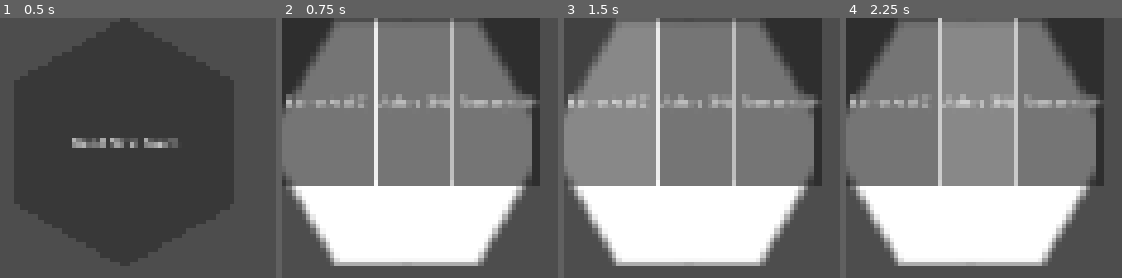
Above: before the commit, frames 1-4 (left to right).
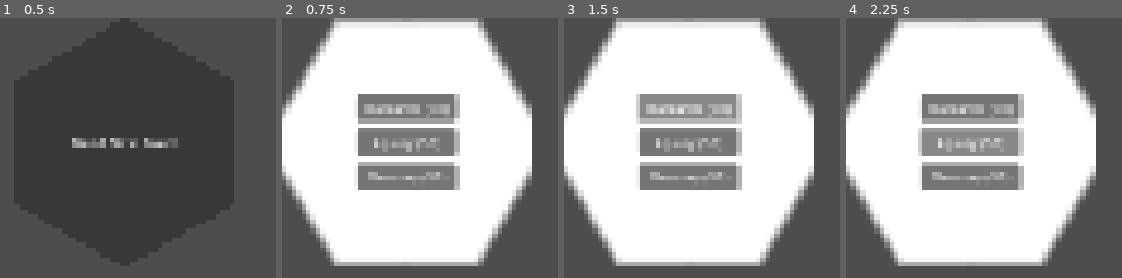
Above: after the commit, the same moments.

Repository: cyberstrgg/LitterBees
Game: Godot game, scene res://Scenes/room_slot.tscn
The game is run twice, just before and just after one commit, with the same random seed, the same clock (stepped at 60 frames per second) and the same inputs. This scene is started directly instead of the project's main scene.
Inputs (mouse positions are in pixels of both pictures, inside the frame that each line leads up to):
- Up to frame 1 (0.5 s): no input
- Up to frame 2 (0.75 s): click (406, 142) at 0.5 s
- Up to frame 3 (1.5 s): click "Barracks (50)" at 1.25 s
- Up to frame 4 (2.25 s): click "Apiary (50)" at 2 s

Frame 1 is identical in both runs. In frame 2, 54% of the frame differs, in the area x 0-94%, y 0-67%; in frame 3, 50%; in frame 4, 53%.

Commit message:
build menu hex shape

Diff:
--- a/Scenes/room_slot.tscn
+++ b/Scenes/room_slot.tscn
@@ -20,24 +20,30 @@
 
 [node name="BuildMenu" type="Panel" parent="."]
 visible = false
+layout_mode = 1
+anchors_preset = 15
 material = SubResource("ShaderMaterial_nfcui")
+
+[node name="CenterContainer" type="CenterContainer" parent="BuildMenu"]
+layout_mode = 1
+anchors_preset = 15
+
+[node name="VBoxContainer" type="VBoxContainer" parent="BuildMenu/CenterContainer"]
 layout_mode = 2
+theme_override_constants/separation = 10
 
-[node name="VBoxContainer" type="HBoxContainer" parent="BuildMenu"]
-custom_minimum_size = Vector2(500, 200)
-layout_mode = 0
-offset_right = 500.0
-offset_bottom = 200.0
-
-[node name="BuildDamageButton" type="Button" parent="BuildMenu/VBoxContainer"]
+[node name="BuildDamageButton" type="Button" parent="BuildMenu/CenterContainer/VBoxContainer"]
+custom_minimum_size = Vector2(120, 0)
 layout_mode = 2
 icon_alignment = 1
 
-[node name="BuildSpeedButton" type="Button" parent="BuildMenu/VBoxContainer"]
+[node name="BuildSpeedButton" type="Button" parent="BuildMenu/CenterContainer/VBoxContainer"]
+custom_minimum_size = Vector2(120, 0)
 layout_mode = 2
 icon_alignment = 1
 
-[node name="BuildRecoveryButton" type="Button" parent="BuildMenu/VBoxContainer"]
+[node name="BuildRecoveryButton" type="Button" parent="BuildMenu/CenterContainer/VBoxContainer"]
+custom_minimum_size = Vector2(120, 0)
 layout_mode = 2
 icon_alignment = 1
 
--- a/Scripts/room_slot.gd
+++ b/Scripts/room_slot.gd
@@ -10,9 +10,9 @@
 @onready var build_menu = $BuildMenu
 @onready var build_button = $BuildButton
 @onready var build_label = $BuildLabel
-@onready var build_damage_button = $BuildMenu/VBoxContainer/BuildDamageButton
-@onready var build_speed_button = $BuildMenu/VBoxContainer/BuildSpeedButton
-@onready var build_recovery_button = $BuildMenu/VBoxContainer/BuildRecoveryButton
+@onready var build_damage_button = $BuildMenu/CenterContainer/VBoxContainer/BuildDamageButton
+@onready var build_speed_button = $BuildMenu/CenterContainer/VBoxContainer/BuildSpeedButton
+@onready var build_recovery_button = $BuildMenu/CenterContainer/VBoxContainer/BuildRecoveryButton
 @onready var polygon_2d = $Polygon2D
 
 var damage_cost: int
@@ -48,10 +48,6 @@
 
     update_button_text()
 
-    # Center the build menu inside the slot
-    build_menu.position = (size - build_menu.custom_minimum_size) / 2.0
-
-
 func update_button_text():
     build_damage_button.text = "Barracks (%d)" % damage_cost
     build_speed_button.text = "Apiary (%d)" % speed_cost
